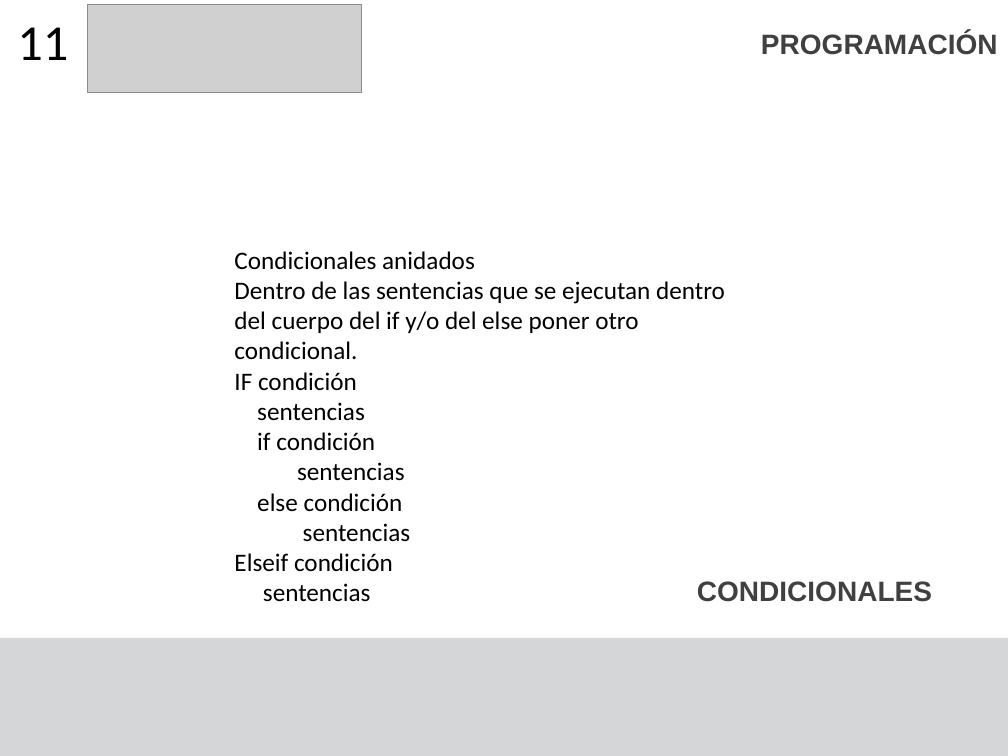
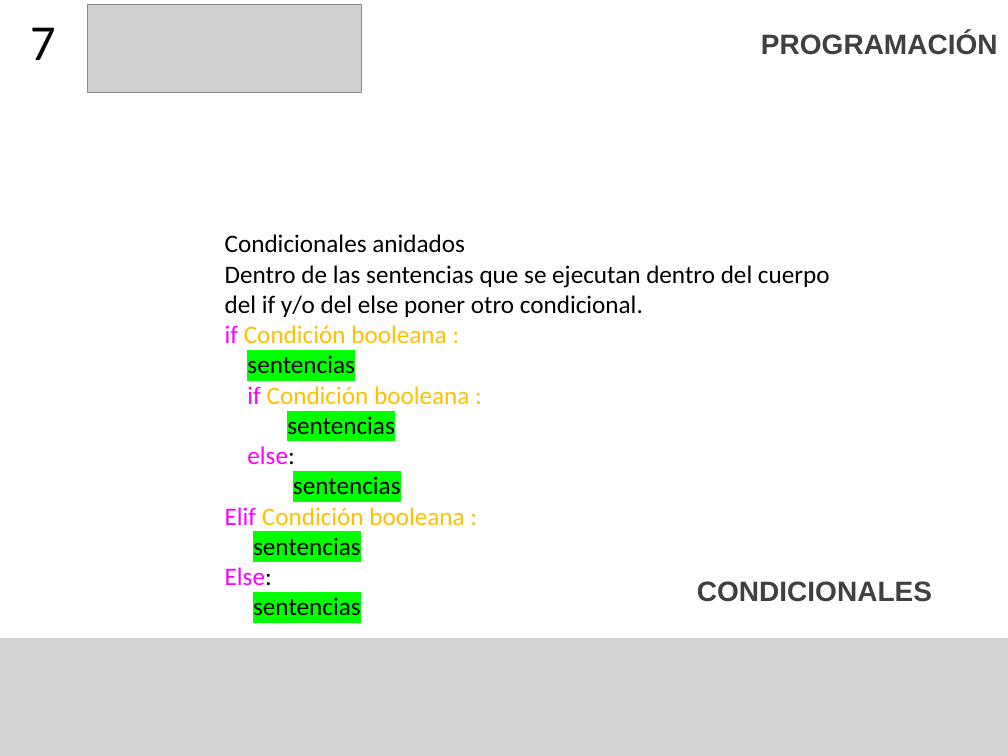
Before and after one commit to F4bian1012/Intro_Programacion, a slide deck: slide 7 of Sesion_4/Condicionales y ciclos.pptx (slide 12 before the commit). Drawn at 1008x756 pixels with LibreOffice and Linux fonts; fonts in the diff are those of the drawing; grey boxes stand for pictures. Boxes give left, top, right and bottom in pixels: in the first picture for what was removed or moved away, otherwise in the second. Text is boxed around its words. In the diff, an @@ line names an element or a change of style, - is before the commit and + after.

```diff
--- a/Sesion_4/Condicionales y ciclos.pptx
+++ b/Sesion_4/Condicionales y ciclos.pptx
@@ title at (30, 27, 56, 60): text changed @@
-11
+7
@@ text "Condicionales anidados": place and size @@
-text "Condicionales anidados" at (234, 251, 725, 602)
+text "Condicionales anidados" at (225, 234, 830, 616)
@@ text at (225, 325, 446, 343): text changed; text colour #000000 to #FFC000 @@
-IF condición
+if Condición booleana :
@@ text at (247, 355, 401, 556): highlight none to #00FF00 in "sentencias", "sentencias", "sentencias", "sentencias" @@
@@ text at (247, 386, 469, 405): text changed; text colour #000000 to #FFC000 @@
-if condición
+if Condición booleana :
@@ text at (247, 446, 294, 465): text changed; text colour #000000 to #FF00FF @@
-else condición
+else:
@@ text at (225, 507, 464, 525): text changed; text colour #000000 to #FFC000 @@
-Elseif condición
+Elif Condición booleana :
@@ text at (225, 567, 361, 616): paragraphs added @@
+Else:
+sentencias
```
Also in this commit, not shown: 9 other slides changed, 1 slide added, 17 slides removed, 2 other files.
